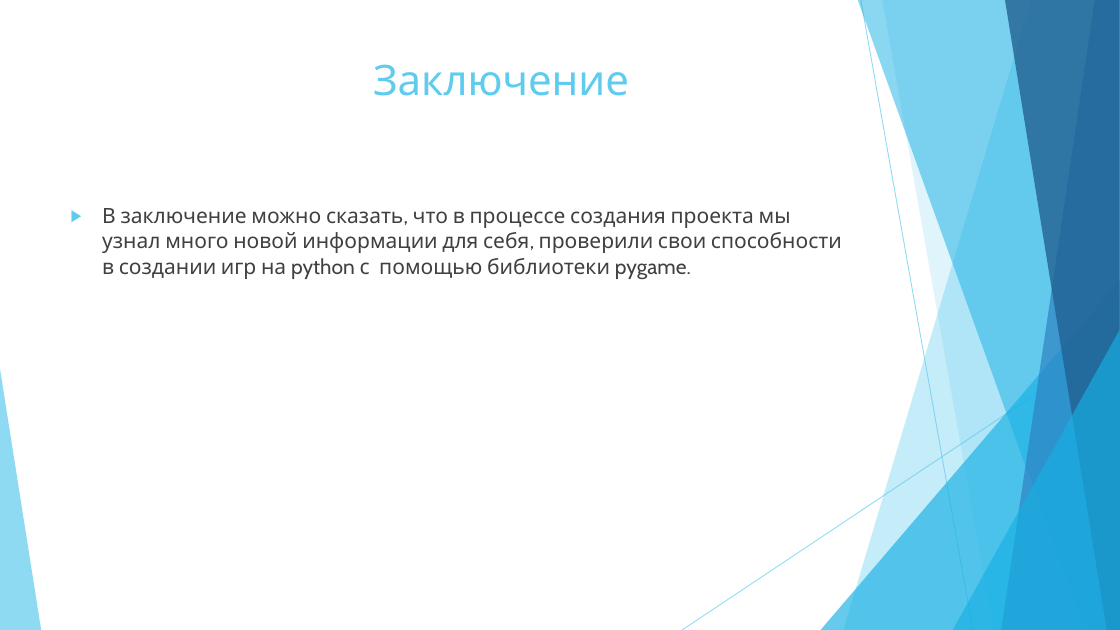
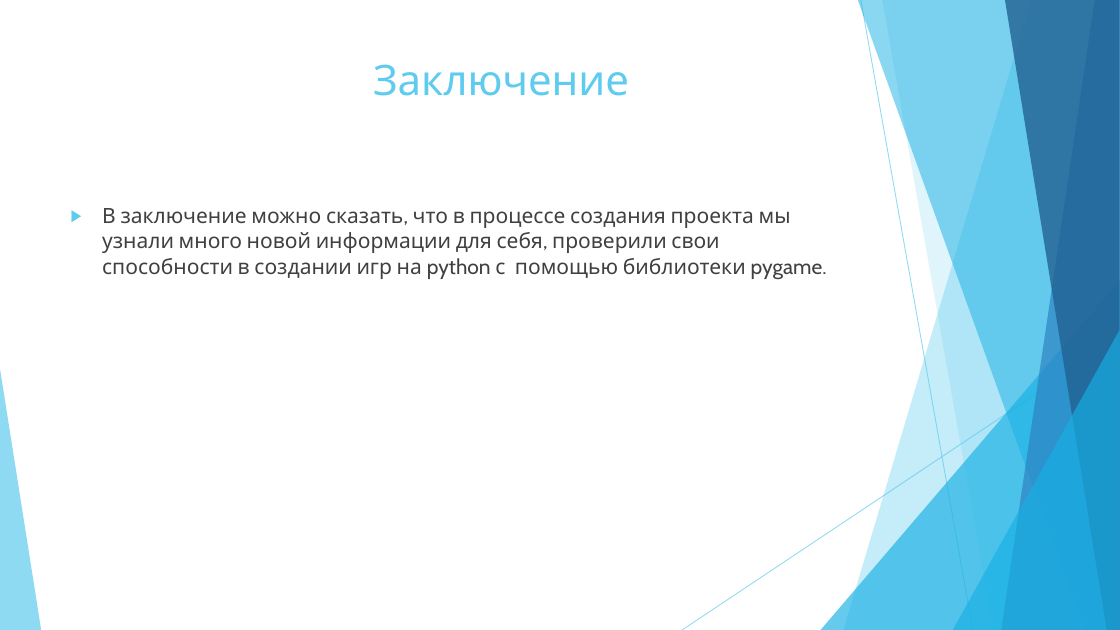
Before and after one commit to Devenit/flappy-bird-yandex, a slide deck: slide 4 of Flappy_Bird.pptx. Drawn at 1120x630 pixels with LibreOffice and Linux fonts; fonts in the diff are those of the drawing. Boxes give left, top, right and bottom in pixels: in the first picture for what was removed or moved away, otherwise in the second. Text is boxed around its words. In the diff, an @@ line names an element or a change of style, - is before the commit and + after.

```diff
--- a/Flappy_Bird.pptx
+++ b/Flappy_Bird.pptx
@@ text at [102, 208, 827, 279]: text changed @@
-▶ В заключение можно сказать, что в процессе создания проекта мы узнал много новой информации для себя, проверили свои способности в создании игр на python с помощью библиотеки pygame.
+▶ В заключение можно сказать, что в процессе создания проекта мы узнали много новой информации для себя, проверили свои способности в создании игр на python с помощью библиотеки pygame.
```
Also in this commit, not shown: 2 other files.
